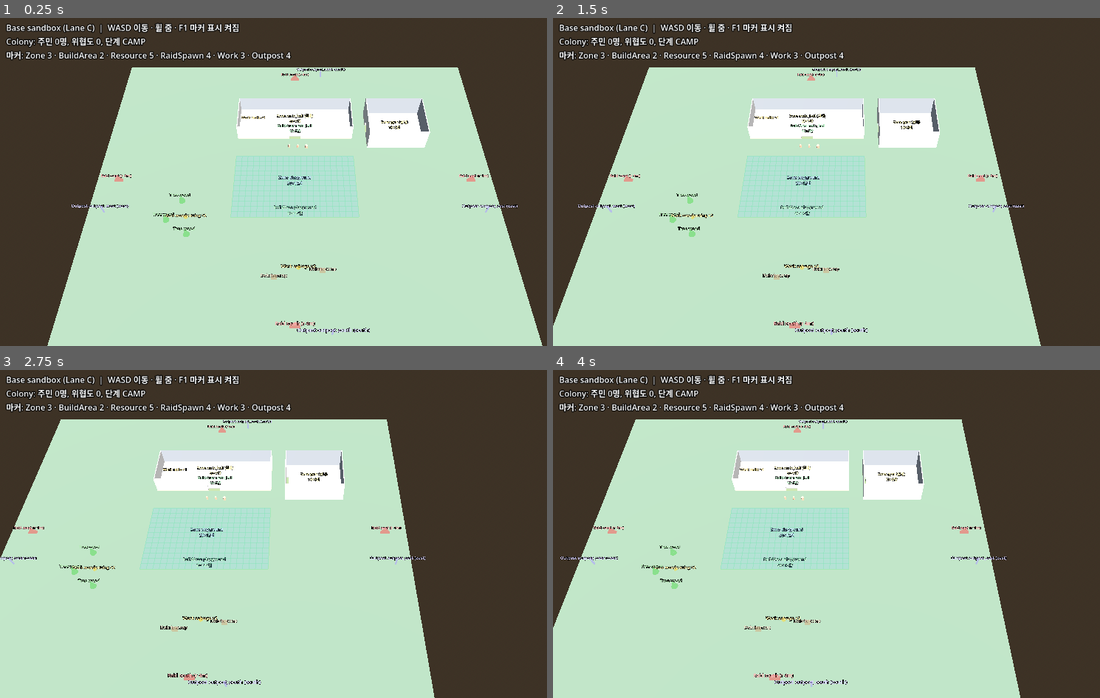
Above: before the commit, frames 1-4 (two rows, left to right).
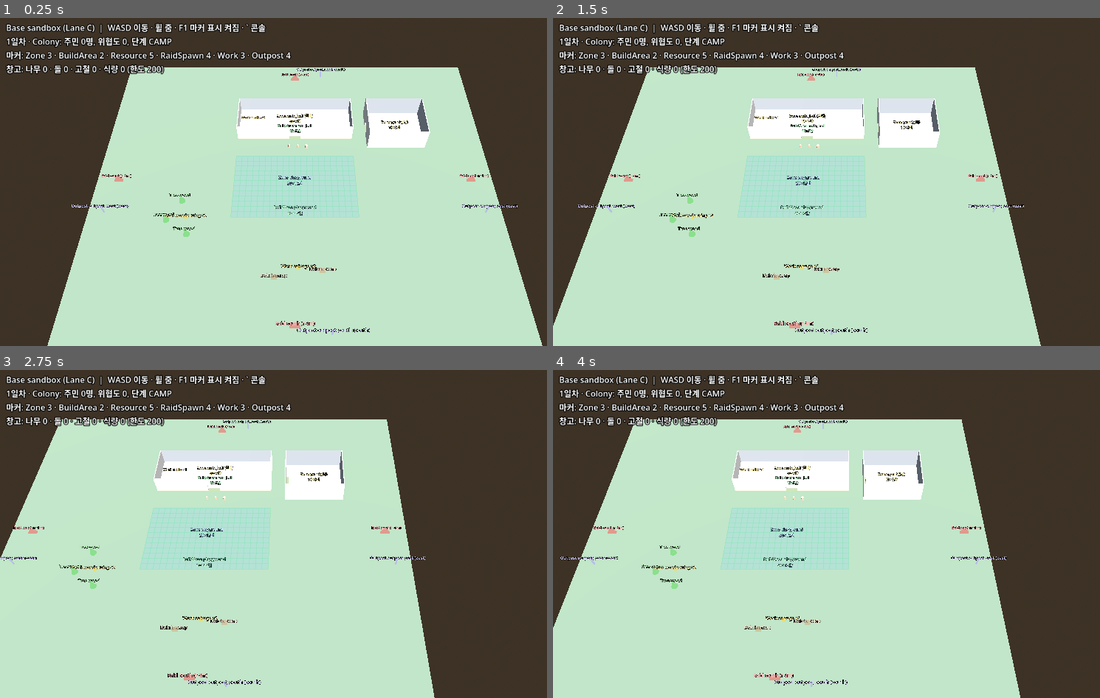
Above: after the commit, the same moments.

Repository: KH32-7/A-walking-disaster
Game: Godot game, scene res://base/_sandbox/base_sandbox.tscn
Two runs of this game, one before a commit and one after it. Both use one fixed random seed, a clock stepped at 60 frames per second and the inputs below. This scene is started directly instead of the project's main scene.
Inputs (mouse positions are in pixels of both pictures, inside the frame that each line leads up to):
- Up to frame 1 (0.25 s): no input
- Up to frame 2 (1.5 s): tap Enter at 0.5 s; move the mouse to (979, 165) at 0.52 s; hold D (move_right) 0.53-1.25 s; right-click (979, 165) at 0.6 s; click (979, 165) at 0.67 s; drag from (728, 198) to (821, 247) at 1.27 s
- Up to frame 3 (2.75 s): tap Space (dodge) at 2 s; move the mouse to (355, 458) at 2.02 s; hold D (move_right) from 2.03 s (still down); tap Tab (bag) at 2.1 s
- Up to frame 4 (4 s): release D (move_right) at 2.75 s; drag from (821, 599) to (673, 481) at 2.77 s; tap Enter at 3.5 s; move the mouse to (1023, 583) at 3.52 s; hold A (move_left) from 3.53 s (still down); tap Space (dodge) at 3.6 s

The runs differ from the first frame. In frame 1, 1.2% of the frame differs, in the area x 1-49%, y 1-18%; in frame 2, 1.2%; in frame 3, 1.2%; in frame 4, 1.2%.

Commit message:
[C-01] 샌드박스 정보 0.5초마다 갱신, 날짜·침상·건물·전력·창고 표시, 콘솔 안내
Co-Authored-By: Claude Opus 5.5 <noreply@anthropic.com>

Diff:
--- a/base/_sandbox/base_sandbox.gd
+++ b/base/_sandbox/base_sandbox.gd
@@ -3,9 +3,11 @@
 ## Debug only: shows marker helpers in game, a quarter-view camera you can pan/zoom, and a
 ## debug panel. Nothing here ships (docs/dev/contracts.md "UI와 게임플레이의 경계").
 ##
-## Controls: WASD / arrows = pan, wheel = zoom, F1 = toggle marker helpers.
+## Controls: WASD / arrows = pan, wheel = zoom, F1 = toggle marker helpers,
+## ` (backtick) = DebugConsole (resident / build / job / settle / raid commands).
 
 const PAN_SPEED := 20.0
+const INFO_REFRESH_SEC := 0.5
 const ZOOM_MIN := 15.0
 const ZOOM_MAX := 200.0
 const PITCH_DEG := 55.0 ## quarter view, docs/dev/lane-b-field.md B-04
@@ -23,6 +25,7 @@
 
 var _focus := Vector3(0.0, 0.0, 0.0)
 var _distance := 150.0
+var _info_timer := 0.0
 
 @onready var _camera: Camera3D = $Camera3D
 @onready var _info: Label = $Debug/Info
@@ -40,6 +43,10 @@
 
 
 func _process(delta: float) -> void:
+	_info_timer -= delta
+	if _info_timer <= 0.0:
+		_info_timer = INFO_REFRESH_SEC
+		_update_info()
 	var dir := Vector3.ZERO
 	if Input.is_physical_key_pressed(KEY_W) or Input.is_physical_key_pressed(KEY_UP):
 		dir.z -= 1.0
@@ -97,8 +104,8 @@
 func _update_info() -> void:
 	var tree := get_tree()
 	var lines: PackedStringArray = [
-		"Base sandbox (Lane C)  |  WASD 이동 · 휠 줌 · F1 마커 표시 %s" % ("켜짐" if ColonyMarker.show_in_game else "꺼짐"),
-		"Colony: 주민 %d명, 위협도 %d, 단계 %s" % [
+		"Base sandbox (Lane C)  |  WASD 이동 · 휠 줌 · F1 마커 표시 %s · ` 콘솔" % ("켜짐" if ColonyMarker.show_in_game else "꺼짐"),
+		"%d일차 · Colony: 주민 %d명, 위협도 %d, 단계 %s" % [GameState.day,
 			Colony.active_resident_ids().size(), Colony.threat, Enums.BaseTier.keys()[Colony.tier]],
 		"마커: Zone %d · BuildArea %d · Resource %d · RaidSpawn %d · Work %d · Outpost %d" % [
 			tree.get_node_count_in_group(ZoneMarker.MARKER_GROUP),
@@ -108,4 +115,14 @@
 			tree.get_node_count_in_group(WorkSpot.MARKER_GROUP),
 			tree.get_node_count_in_group(OutpostNode.MARKER_GROUP)],
 	]
+	# Later Colony features (C-02, C-04) — read only when the Colony on this branch has them.
+	# call()/get() so this file still compiles against the C-01 Colony stub.
+	if Colony.has_method(&"bed_count") and Colony.has_method(&"power_supply"):
+		var beds: int = Colony.call(&"bed_count")
+		var free: Array = Colony.call(&"free_beds")
+		var buildings: Dictionary = Colony.get(&"buildings")
+		lines.append("침상 %d/%d · 건물 %d · 전력 %.1f/%d · 소음도 %.1f" % [beds - free.size(), beds,
+			buildings.size(), Colony.call(&"power_supply"), Colony.call(&"power_demand"), Colony.base_noise()])
+	lines.append("창고: 나무 %d · 돌 %d · 고철 %d · 식량 %d (한도 %d)" % [Economy.get_amount(&"wood"),
+		Economy.get_amount(&"stone"), Economy.get_amount(&"scrap"), Economy.get_amount(&"food"), Economy.storage_cap()])
 	_info.text = "\n".join(lines)
